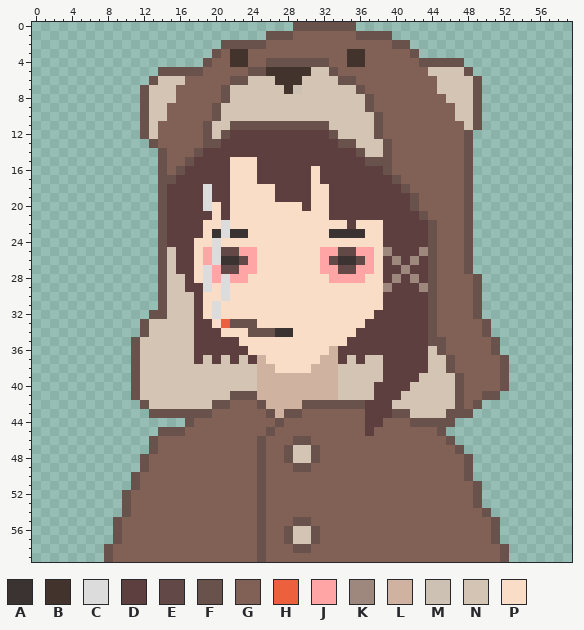
Pixel-art sprite -- transparent-background/lain-bear-suit-blunt.png. The picture above was drawn from the file before the commit.
The file is 60x60 pixels. Colours within 5 levels of each other are drawn and written as one.
Palette (. is transparent): A #3b3232  B #42342c  C #dcdcdc  D #5e3f3f  E #624847  F #6a524c  G #816056  H #ec603d  J #ffa5a5  K #9e877d  L #cfb3a0  M #cdc1b4  N #d4c4b3  P #f9ddc6
The result:
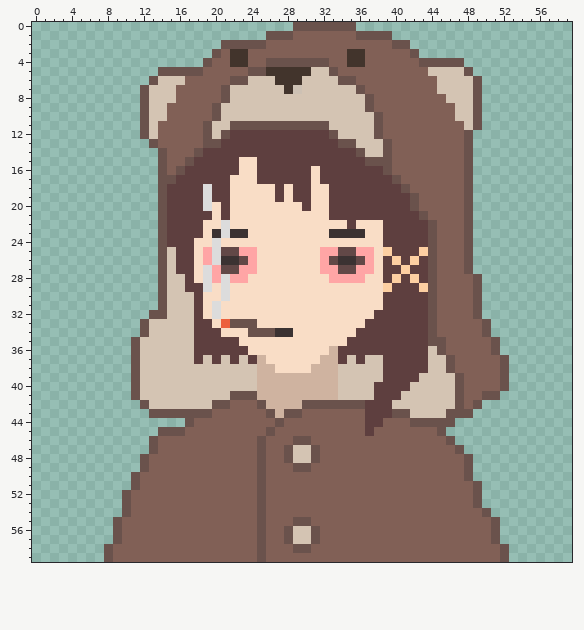
What changed:
@@ palette @@
-K #9e877d
+K #fdcfa2
@@ x 20..30 @@
 14 DDDDDDDDDDD
-15 DDPPPDDDDDD
-16 DDPPPDDDDDD
+15 DDDPPDDDDDD
+16 DDDPPDDDDDD
 17 DDPPPDDDDDD
-18 DDPPPPPDDDD
-19 DDPPPPPDDDD
+18 DDPPPPPDPDD
+19 DDPPPPPDPDD
 20 PDPPPPPPPPD
Where, in picture pixels (left, top, right, bottom), the same in both pictures:
changed: (230, 157, 239, 175)
changed: (284, 184, 293, 202)
changed: (383, 247, 428, 292)
